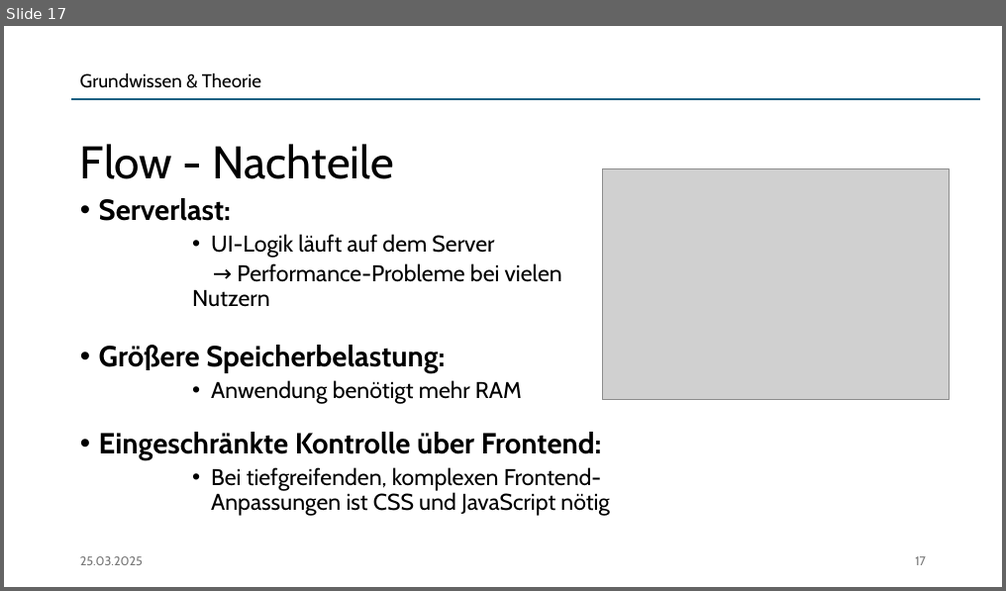
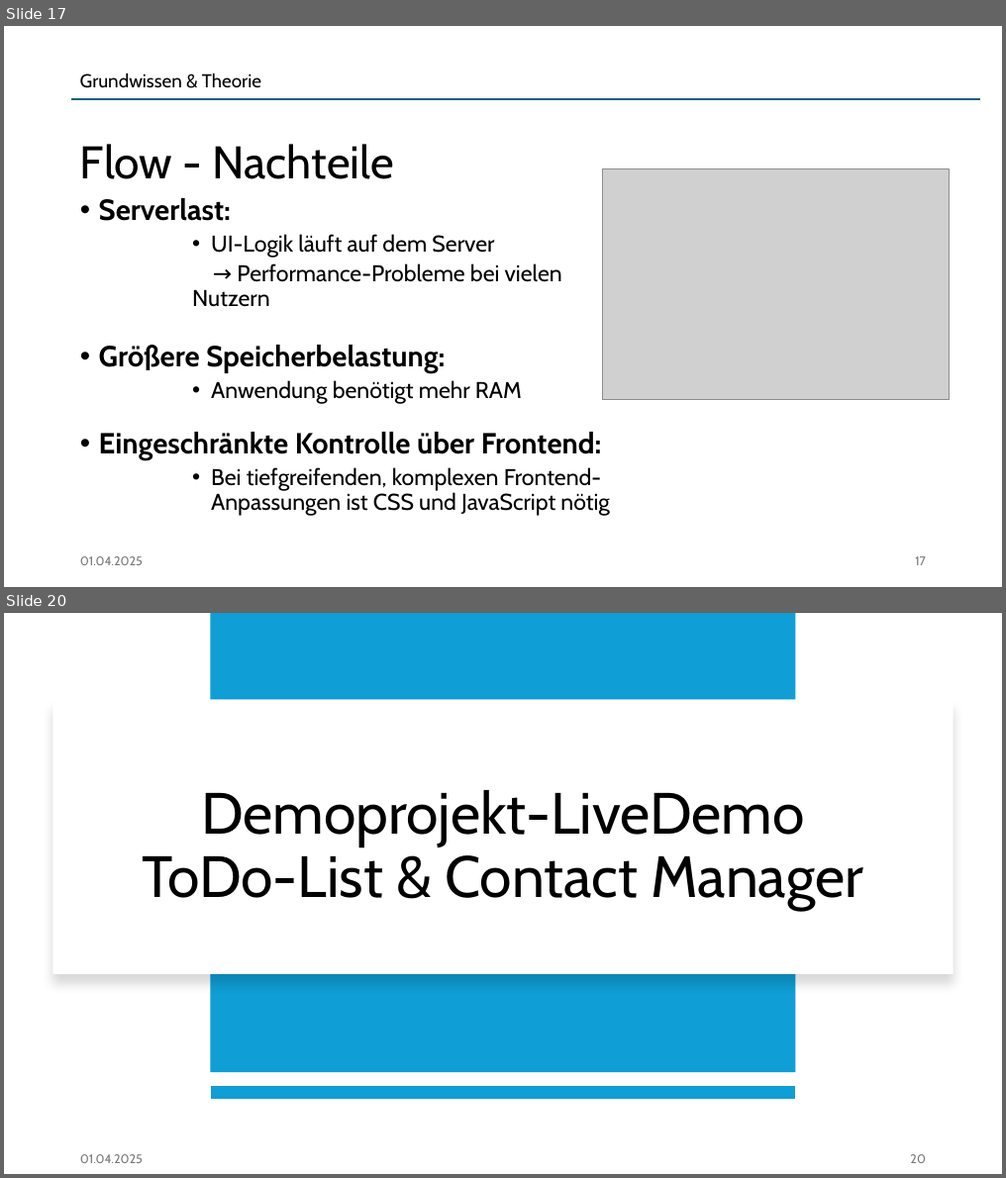
Before and after one commit to jonasaberger/DBI_JavaVaadin, a slide deck: 00_Docs/Projektpraesentation.pptx. Shown one above the other, each under a label of ours: slide 17 before the commit, slides 17 and 20 after it; the slides between them are not shown. The pictures are 1006x591 and 1006x1178 pixels, drawn with LibreOffice and Linux fonts; fonts in the diff are those of the drawing; grey boxes stand for pictures. Boxes give left, top, right and bottom in pixels: in the first picture for what was removed or moved away, otherwise in the second. Text is boxed around its words. In the diff, an @@ line names an element or a change of style, - is before the commit and + after.

```diff
--- a/00_Docs/Projektpraesentation.pptx
+++ b/00_Docs/Projektpraesentation.pptx
@@ slide 20 added at [4, 613, 1002, 1174], background #FFFFFF @@
@@ rectangle added at [211, 613, 796, 1072], fill #0F9ED5 @@
@@ rectangle added at [53, 699, 953, 973], fill #FFFFFF @@
@@ title added at [142, 790, 863, 910], 56 pt, text #000000 @@
+Demoprojekt-LiveDemo
+ToDo-List & Contact Manager
@@ line added from (795, 1093) to (211, 1093), #0F9ED5 12 pt @@
@@ text added at [80, 1155, 143, 1163], 12 pt, text #797979 @@
+01.04.2025
@@ page number added at [910, 1155, 926, 1163], 12 pt, text #797979 @@
+20
@@ slide 17 changed as well @@
@@ text at [80, 557, 143, 566]: text changed @@
-25.03.2025
+01.04.2025
```
Also in this commit, not shown: 22 other slides changed, 1 slide removed, 3 other files.
